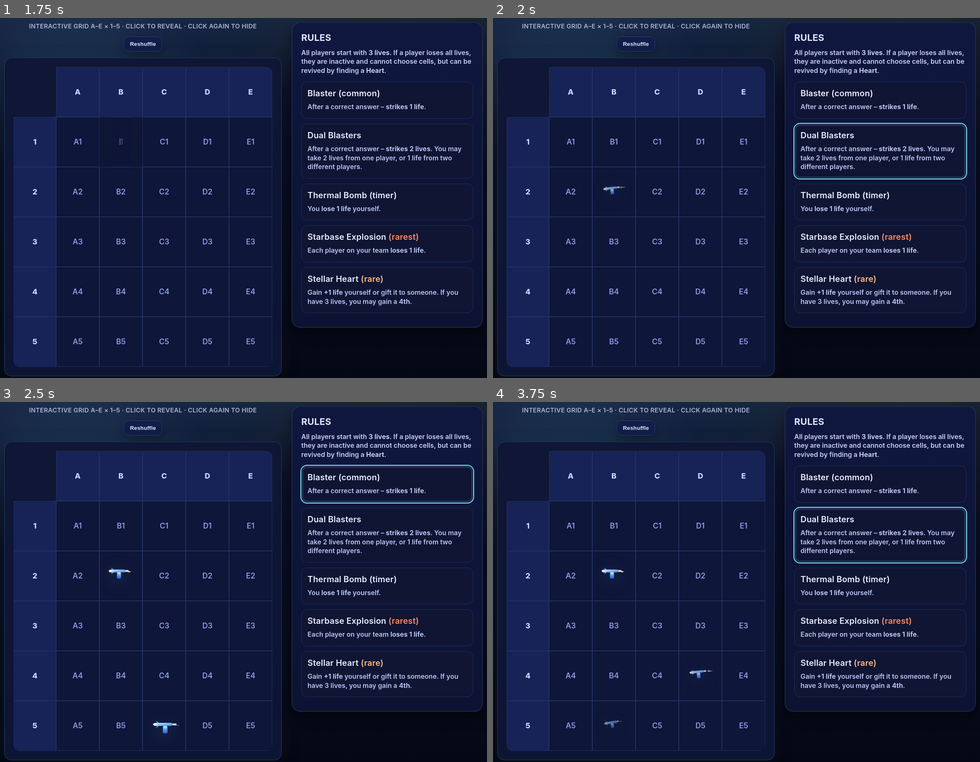
Above: before the commit, frames 1-4 (two rows, left to right).
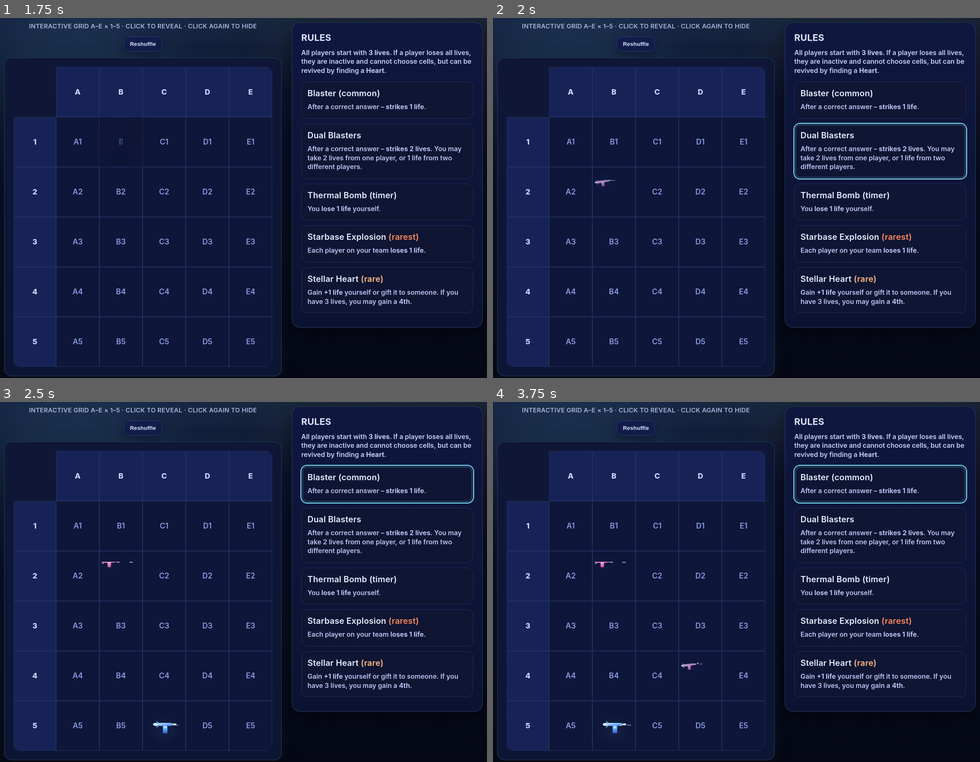
Above: after the commit, the same moments.

Repository: onomastika/game
Game: browser game, page grid.html
The game is run twice, just before and just after one commit, with the same random seed, the same clock (stepped at 60 frames per second) and the same inputs.
Inputs (mouse positions are in pixels of both pictures, inside the frame that each line leads up to):
- Up to frame 1 (1.75 s): tap Space at 1.1, 1.6 s; click (121, 140) at 1.27 s
- Up to frame 2 (2 s): click (614, 190) at 1.87 s
- Up to frame 3 (2.5 s): click (209, 625) at 2.02 s; tap Space at 2.1 s; click (165, 726) at 2.47 s
- Up to frame 4 (3.75 s): tap Space at 2.6, 3.1, 3.6 s; click (702, 675) at 3.07 s; click (614, 726) at 3.67 s

Frame 1 is identical in both runs. In frame 2, less than 0.1% of the frame differs, in the area x 20-28%, y 44-50%; in frame 3, less than 0.1%; in frame 4, 1.4%, in the area x 20-98%, y 17-93%.

Commit message:
grid.html

Diff:
--- a/grid.html
+++ b/grid.html
@@ -24,7 +24,7 @@
     display:grid; place-items:center; padding:24px; overflow-x:hidden;
   }
 
-  /* soft cosmic background (very subtle, behind everything) */
+  /* subtle space BG */
   .space-bg{
     position:fixed; inset:0; pointer-events:none; z-index:-1;
     background:
@@ -40,14 +40,10 @@
       radial-gradient(1.8px 1.8px at 80% 55%, var(--star), transparent 60%),
       radial-gradient(1px 1px at 50% 12%, var(--star), transparent 60%),
       radial-gradient(1px 1px at 70% 88%, var(--star), transparent 60%);
-    opacity:.28; filter:blur(.2px);
-    animation: drift 36s linear infinite;
-  }
-  .space-bg::after{opacity:.18; animation-duration: 52s; transform:scale(1.25)}
-  @keyframes drift{
-    0%{transform:translate3d(0,0,0)}
-    100%{transform:translate3d(-3%, -2%, 0)}
-  }
+    opacity:.28; filter:blur(.2px); animation: drift 36s linear infinite;
+  }
+  .space-bg::after{opacity:.18; animation-duration:52s; transform:scale(1.25)}
+  @keyframes drift{0%{transform:translate3d(0,0,0)}100%{transform:translate3d(-3%,-2%,0)}}
 
   .container{width:min(96vw, 1260px); display:grid; grid-template-columns: 1fr 460px; gap:24px; align-items:start;}
   @media (max-width:1000px){ .container{grid-template-columns:1fr} }
@@ -83,7 +79,8 @@
   .coord{font-size:18px; color:#93a7ef; opacity:.92}
   .icon{display:grid; place-items:center; width:100%; height:100%}
   svg{width:84%; height:auto; filter: drop-shadow(0 8px 22px rgba(126,232,250,.22));}
-  @media (min-width:1400px){ th,td{width:132px;height:132px} svg{width:80%} }
+  .dual svg{width:92%}
+  @media (min-width:1400px){ th,td{width:132px;height:132px} svg{width:80%} .dual svg{width:88%} }
   @media (max-width:560px){ th,td{width:86px;height:86px} .coord{font-size:16px} }
 
   .rules{
@@ -106,7 +103,7 @@
   .beam{animation: beam .45s ease-out forwards}
   @keyframes beam{0%{opacity:0; transform:translateX(-30px)}15%{opacity:1}100%{opacity:1; transform:translateX(120px)}}
   .cross-burst{animation: cross-burst .34s ease-out forwards; transform-origin:center}
-  @keyframes cross-burst{0%{opacity:0; transform:scale(.6) rotate(-16deg)}100%{opacity:1; transform:scale(1) rotate(0)}}
+  @keyframes cross-burst{0%{opacity:0; transform:scale(.6) rotate(-20deg)}100%{opacity:1; transform:scale(1) rotate(0)}}
   .bomb-glow{animation:bglow 1.1s ease-out forwards}
   @keyframes bglow{0%{opacity:.25; transform:scale(.7)}80%{opacity:1; transform:scale(1.08)}100%{opacity:1; transform:scale(1)}}
   .pulse{animation:pulse .9s ease-out 1 forwards, soft-pulse 1.2s ease-in-out 2.2s infinite alternate; transform-origin:center}
@@ -172,8 +169,8 @@
   </div>
 
 <script>
-  // exact totals (25 cells) — increased Dual Blasters frequency
-  const COUNTS = { pistol: 7, pistols: 10, bomb: 5, heart: 2, fire: 1 }; // 'fire' => starbase explosion
+  // ORIGINAL totals restored (25 cells): 11/6/5/2/1
+  const COUNTS = { pistol: 11, pistols: 6, bomb: 5, heart: 2, fire: 1 }; // 'fire' => starbase explosion
 
   const letters = ["A","B","C","D","E"];
   const size = 5;
@@ -228,6 +225,7 @@
     cells.forEach(cell=>{
       cell.dataset.revealed="0";
       cell.innerHTML = `<span class="coord">${cell.dataset.coord}</span>`;
+      cell.classList.remove('dual');
     });
     clearRuleHighlights();
   }
@@ -246,11 +244,14 @@
       setTimeout(()=>{ this.classList.remove('flip-hide'); }, 260);
       this.dataset.revealed="0";
       this.innerHTML = `<span class="coord">${this.dataset.coord}</span>`;
+      this.classList.remove('dual');
       clearRuleHighlights();
     }else{
       this.dataset.revealed="1";
       const t = this.dataset.type;
-      this.innerHTML = `<div class="icon">${ICONS[t]()}</div>`;
+      const isDual = t === 'pistols';
+      this.innerHTML = `<div class="icon${isDual ? ' dual':''}">${ICONS[t]()}</div>`;
+      if(isDual) this.classList.add('dual');
       highlightRule(t);
     }
   }
@@ -274,19 +275,44 @@
     </svg>`;
   }
 
+  /* NEW: handcrafted Dual Blasters (two different rayguns, crossed X, both firing) */
   function svgDualBlasters(){
-    const left = svgBlaster()
-      .replace('#b7f0ff','#b7f0ff').replace('#4b7dff','#4b7dff'); // blue
-    const right = svgBlaster()
-      .replace('#b7f0ff','#ffd2b7').replace('#4b7dff','#ff7d4b')  // orange theme
-      .replace('#7be2ff','#ffb47b').replace('#2f5ad0','#d0572f')
-      .replace('#e8f6ff','#fff0e6').replace('#bde9ff','#ffd9bf')
-      .replace('#d9ecff','#ffe2cf').replace('#aee1ff','#ffd0a6')
-      .replace('#b9f3ff','#ffe3c0').replace('#67e1ff','#ffb46a');
     return `
     <svg viewBox="0 0 380 280" xmlns="http://www.w3.org/2000/svg" aria-label="Dual Blasters">
-      <g class="cross-burst" transform="translate(70,92) rotate(-34) scale(.92)">${left.replace('<svg viewBox="0 0 320 200" xmlns="http://www.w3.org/2000/svg" aria-label="Blaster">','').replace('</svg>','')}</g>
-      <g class="cross-burst" transform="translate(310,188) rotate(146) scale(.92)">${right.replace('<svg viewBox="0 0 320 200" xmlns="http://www.w3.org/2000/svg" aria-label="Blaster">','').replace('</svg>','')}</g>
+      <defs>
+        <!-- cyan gun -->
+        <linearGradient id="c1" x1="0" y1="0" x2="1" y2="1"><stop offset="0" stop-color="#b7f0ff"/><stop offset="1" stop-color="#4b7dff"/></linearGradient>
+        <linearGradient id="c2" x1="0" y1="0" x2="0" y2="1"><stop offset="0" stop-color="#7be2ff"/><stop offset="1" stop-color="#2f5ad0"/></linearGradient>
+        <!-- magenta gun -->
+        <linearGradient id="m1" x1="0" y1="0" x2="1" y2="1"><stop offset="0" stop-color="#ffc0ff"/><stop offset="1" stop-color="#ff5fb1"/></linearGradient>
+        <linearGradient id="m2" x1="0" y1="0" x2="0" y2="1"><stop offset="0" stop-color="#ffb4e2"/><stop offset="1" stop-color="#d0468f"/></linearGradient>
+      </defs>
+
+      <!-- LEFT cyan raygun -->
+      <g class="cross-burst" transform="translate(86,112) rotate(-34)">
+        <ellipse cx="0" cy="-6" rx="20" ry="10" fill="#e8f6ff"/>
+        <ellipse cx="0" cy="-6" rx="12" ry="6" fill="#bde9ff"/>
+        <rect x="10" y="-16" rx="10" width="120" height="24" fill="url(#c1)"/>
+        <polygon points="10,-16 -2,-34 24,-16" fill="#6fb9ff"/>
+        <polygon points="10,8 -2,26 24,8" fill="#6fb9ff"/>
+        <rect x="130" y="-10" width="28" height="12" rx="4" fill="#d9ecff"/>
+        <rect x="58" y="2" rx="6" width="32" height="52" fill="url(#c2)"/>
+        <g class="flash"><polygon points="158,-4 182,2 158,8" fill="#fff7cd"/><polygon points="158,-2 174,2 158,6" fill="#ffd971"/></g>
+        <g class="beam"><rect x="154" y="2" width="24" height="4" rx="2" fill="#b9f3ff"/><rect x="178" y="1" width="10" height="6" rx="3" fill="#67e1ff"/></g>
+      </g>
+
+      <!-- RIGHT magenta raygun (mirrored) -->
+      <g class="cross-burst" transform="translate(294,168) rotate(146)">
+        <ellipse cx="0" cy="-6" rx="20" ry="10" fill="#ffe8f8"/>
+        <ellipse cx="0" cy="-6" rx="12" ry="6" fill="#ffd6f1"/>
+        <rect x="10" y="-16" rx="10" width="120" height="24" fill="url(#m1)"/>
+        <polygon points="10,-16 -2,-34 24,-16" fill="#ff9edd"/>
+        <polygon points="10,8 -2,26 24,8" fill="#ff9edd"/>
+        <rect x="130" y="-10" width="28" height="12" rx="4" fill="#ffe2f3"/>
+        <rect x="58" y="2" rx="6" width="32" height="52" fill="url(#m2)"/>
+        <g class="flash"><polygon points="158,-4 182,2 158,8" fill="#fff1f8"/><polygon points="158,-2 174,2 158,6" fill="#ffc6e8"/></g>
+        <g class="beam"><rect x="154" y="2" width="24" height="4" rx="2" fill="#ffd3f3"/><rect x="178" y="1" width="10" height="6" rx="3" fill="#ff9edf"/></g>
+      </g>
     </svg>`;
   }
 
@@ -300,11 +326,8 @@
       </defs>
       <g class="bomb-glow">
         <circle cx="160" cy="172" r="100" fill="url(#metal)" stroke="#122033" stroke-width="2"/>
-        <g transform="translate(80,160)">
-          <rect x="0" y="0" width="160" height="18" rx="9" fill="url(#slot)"/>
-          <g transform="translate(4,0)">
-            ${Array.from({length:10}).map((_,i)=>`<polygon points="${i*16},0 ${i*16+10},0 ${i*16+6},18 ${i*16-4},18" fill="url(#stripeY)"/>`).join('')}
-          </g>
+        <g transform="translate(80,160)"><rect x="0" y="0" width="160" height="18" rx="9" fill="url(#slot)"/>
+          <g transform="translate(4,0)">${Array.from({length:10}).map((_,i)=>`<polygon points="${i*16},0 ${i*16+10},0 ${i*16+6},18 ${i*16-4},18" fill="url(#stripeY)"/>`).join('')}</g>
         </g>
         <rect x="110" y="120" width="12" height="10" rx="2" fill="#21324f"/>
         <rect x="198" y="120" width="12" height="10" rx="2" fill="#21324f"/>
